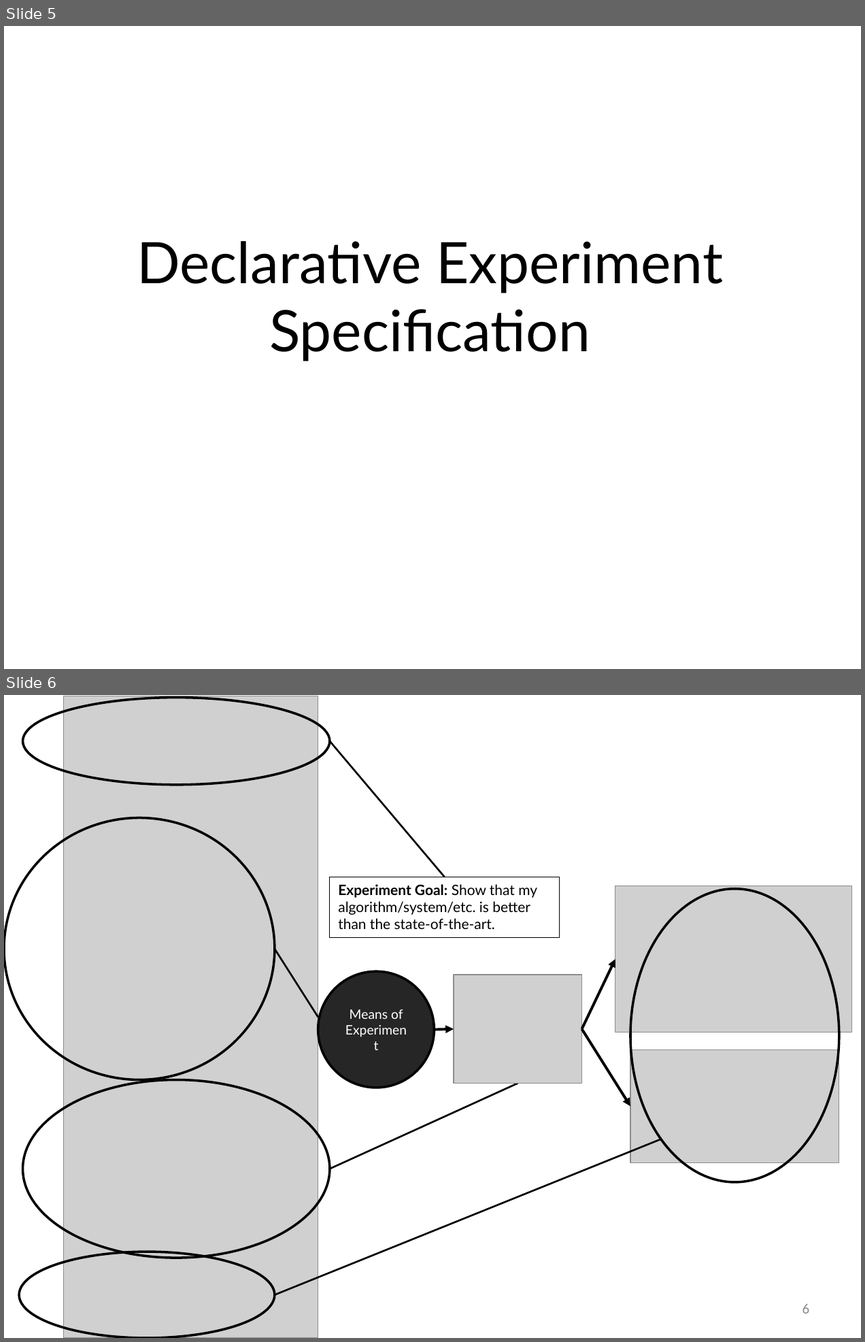
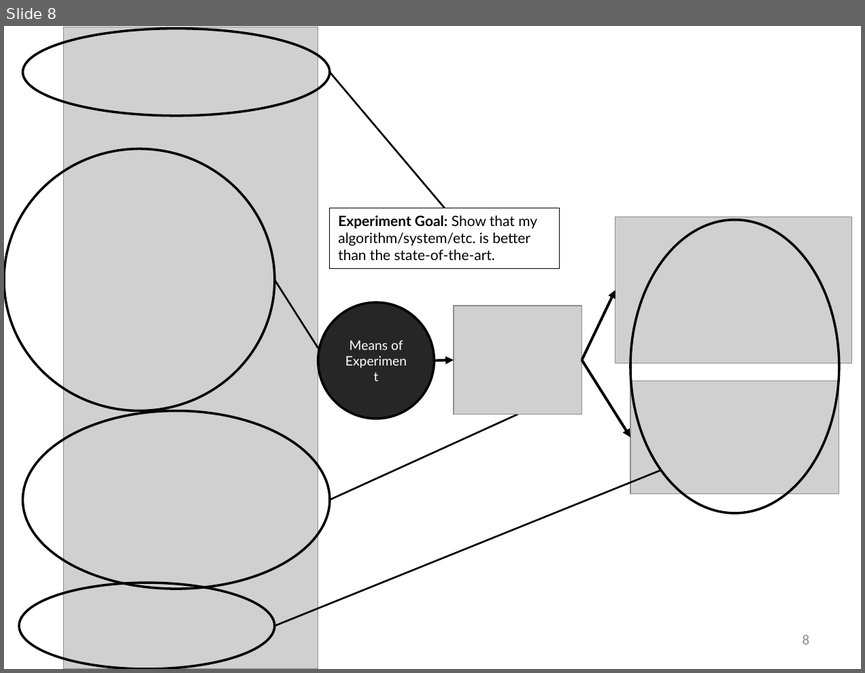
Before and after one commit to ivotron/pdsw15, a slide deck: slides.pptx. Shown one above the other, each under a label of ours: slides 5 and 6 before the commit, slide 8 after it. The pictures are 865x1342 and 865x673 pixels, drawn with LibreOffice and Linux fonts; fonts in the diff are those of the drawing; grey boxes stand for pictures. Boxes give left, top, right and bottom in pixels: in the first picture for what was removed or moved away, otherwise in the second. Text is boxed around its words. In the diff, an @@ line names an element or a change of style, - is before the commit and + after.

```diff
--- a/slides.pptx
+++ b/slides.pptx
@@ slide 5 removed at <box>4,26,861,669</box>, background #FFFFFF @@
@@ title removed at <box>137,241,723,361</box> @@
-Declarative Experiment Specification
@@ what was slide 6 is now slide 8 @@
@@ page number at <box>802,635,810,644</box>: text changed @@
-6
+8
```
Also in this commit, not shown: 7 slides changed, 8 slides added, 2 other slides removed.
